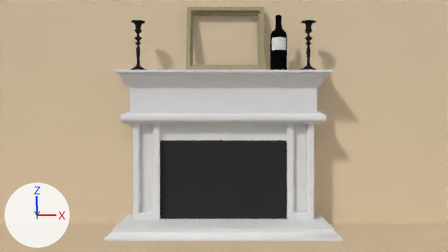
A saved change to the Blender file Apartment/living_room.blend.
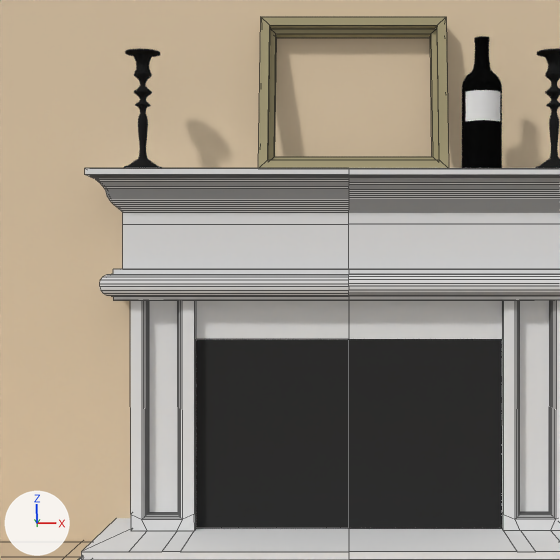
Each version appears first from the file's camera 'Camera', and next in a close-up on the part from 18% to 69% of the width and 0% to 92% of the height. The axes (+X, +Y, +Z) are drawn at lower left. The lights are the same throughout. The close-ups show mesh edges as thin lines.

Script lines for the objects in view, before the commit:
```python
me_cube = bpy.data.meshes.new('Cube')
me_cube.from_pydata(...)  # 271 vertices, 235 faces; spans x 0.0..4.78, y -3.35..1.0, z 0.0..7.05
# faces by material slot: [234, 1]
me_cube.materials.append(mat_marble)  # white #e7e7e7
me_cube.materials.append(mat_chimneydoor)  # black #333333
me_cube_001 = bpy.data.meshes.new('Cube.001')
me_cube_001.from_pydata(...)  # 28 vertices, 28 faces; spans x -1.68..1.85, y -0.12..0.2, z -1.68..1.34
me_cube_001.materials.append(mat_material_001)  # beige #aaa07d
me_cylinder = bpy.data.meshes.new('Cylinder')
me_cylinder.from_pydata(...)  # 204 vertices, 194 faces; spans x -0.3..0.46, y -0.38..0.38, z -1.02..1.41
me_cylinder.polygons.foreach_set('use_smooth', [True] * 194)
# faces by material slot: [190, 4]
me_cylinder.materials.append(mat_main)  # black #0b0b0b
me_cylinder.materials.append(mat_label)  # its picture is missing
ob_bottle = bpy.data.objects.new('Bottle', me_cylinder)
ob_bottle.location = (2.35, -1.16, 8.09)
_m = ob_bottle.modifiers.new('Subsurf', 'SUBSURF')
_m.levels = 4
ob_chimney = bpy.data.objects.new('Chimney', me_cube)
ob_chimney.location = (0.0, 0.0, 0.0)
_m = ob_chimney.modifiers.new('Mirror', 'MIRROR')
_m.use_clip = True
ob_frame = bpy.data.objects.new('Frame', me_cube_001)
ob_frame.location = (0.0, -0.5, 8.74)
ob_frame.rotation_euler = (-0.211, 0.0, 0.0)  # degrees (-12, 0, 0)
# also in view: 'Wall' at (0.0, 0.0, 4.59); 'Candle_base' at (3.76, -1.16, 8.14); 'Candle_base.001' at (-3.78, -1.16, 8.14); 'Ground' at (0.0, -0.84, 0.05)
```
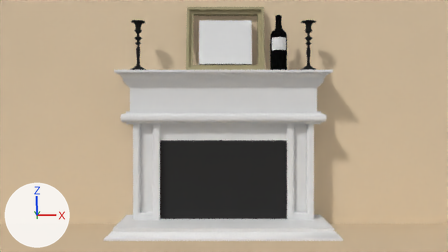
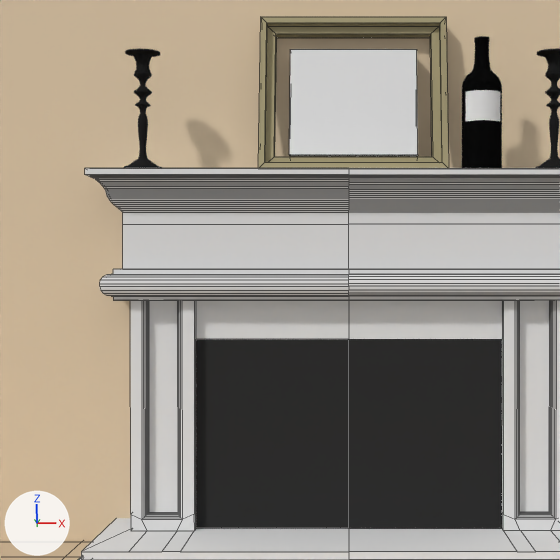
Where the change shows, as pixel boxes (x1, y1, x2, y2) in the close-ups (560 x 560 px; the box of a moved part takes in the faces that stretch with it):
'Picture', added: after (289, 49, 418, 157)
    faces in mat_picture_mat (its picture is missing): (289, 49, 418, 155)
    faces in mat_bgcolor (dark grey #4d4d4d): (289, 155, 418, 157)
part 1 of me_cube_001, moved or reshaped: (261, 19, 446, 166) in both

What changed in the scene script:
```text
Add mat_picture_mat:
    mat_picture_mat = diffuse_material('Picture_mat')
    mat_picture_mat.base_color = (0.8, 0.8, 0.8)  # white #e7e7e7
Add mat_bgcolor:
    mat_bgcolor = diffuse_material('BGColor')
    mat_bgcolor.base_color = (0.0738, 0.0738, 0.0738)  # dark grey #4d4d4d
Change me_cube_001:
    where me_cube_001.from_pydata(...)  # 28 vertices, 28 faces; spans x -1.68..1.85, y -0.12..0.2, z -1.68..1.34
    used by ob_frame; location = (0.0, -0.5, 8.74); rotation_euler = (-0.211, 0.0, 0.0), in degrees (-12, 0, 0)
    me_cube_001 part 1
    me_cube_001.vertices[0].co: (-1.5, -0.12, -1.51) -> (-1.56, -0.11, -1.55)  # pixel (267, 159) -> pixel (264, 162)
    me_cube_001.vertices[1].co: (-1.5, -0.12, 1.17) -> (-1.56, -0.13, 1.21)  # pixel (269, 25) -> pixel (266, 22)
    me_cube_001.vertices[4].co: (1.67, -0.12, -1.51) -> (1.73, -0.11, -1.55)  # pixel (439, 159) -> pixel (442, 162)
    me_cube_001.vertices[5].co: (1.67, -0.12, 1.17) -> (1.73, -0.13, 1.21)  # pixel (437, 25) -> pixel (440, 22)
    me_cube_001.vertices[24].co: (-1.5, 0.02, -1.51) -> (-1.56, 0.03, -1.55)
    me_cube_001.vertices[25].co: (-1.5, 0.02, 1.17) -> (-1.56, 0.01, 1.21)  # pixel (270, 28) -> pixel (267, 26)
    me_cube_001.vertices[26].co: (1.67, 0.02, 1.17) -> (1.73, 0.01, 1.21)  # pixel (436, 28) -> pixel (439, 26)
    me_cube_001.vertices[27].co: (1.67, 0.02, -1.51) -> (1.73, 0.03, -1.55)
Add me_cube_002:
    me_cube_002.from_pydata([(-1.0, -1.0, -1.0), (-1.0, -1.0, 1.0), (-1.0, 1.0, -1.0), (-1.0, 1.0, 1.0), (1.0, -1.0, -1.0), (1.0, -1.0, 1.0), (1.0, 1.0, -1.0), (1.0, 1.0, 1.0)], [], [(0, 1, 3, 2), (2, 3, 7, 6), (6, 7, 5, 4), (4, 5, 1, 0), (2, 6, 4, 0), (7, 3, 1, 5)])
    for i in [3]: me_cube_002.polygons[i].material_index = 1
    me_cube_002.materials.append(mat_bgcolor)  # dark grey #4d4d4d
    me_cube_002.materials.append(mat_picture_mat)  # its picture is missing
Add ob_picture:
    ob_picture = bpy.data.objects.new('Picture', me_cube_002)
    ob_picture.location = (0.09, -0.41, 8.39)
    ob_picture.rotation_euler = (-0.211, 0.0, 0.0)  # degrees (-12, 0, 0)
    ob_picture.scale = (1.2, 0.166, 1.05)
```
